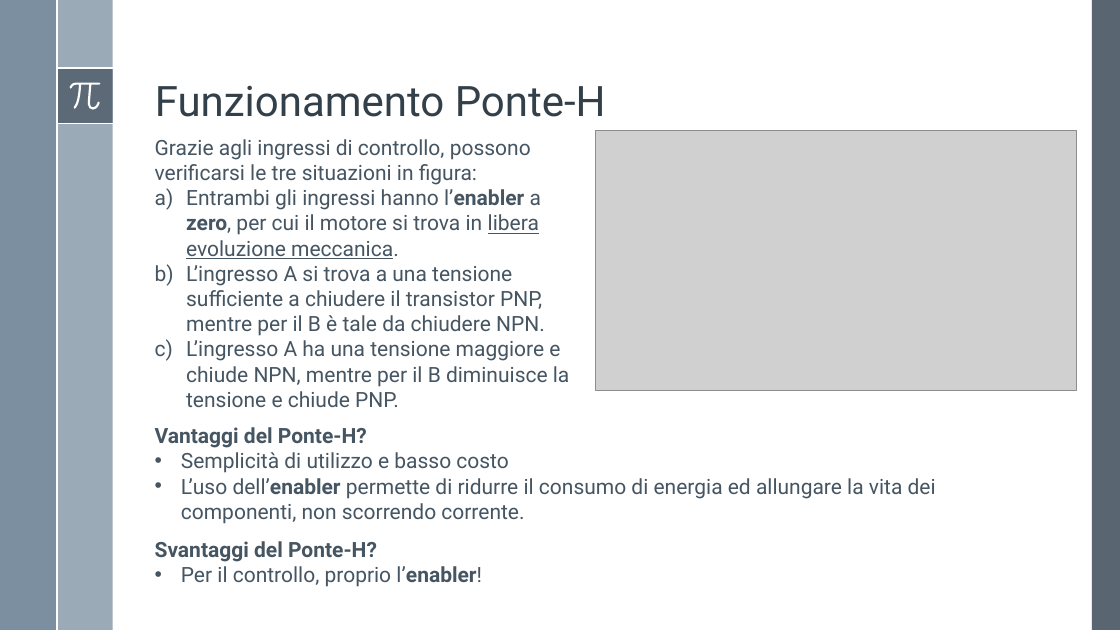
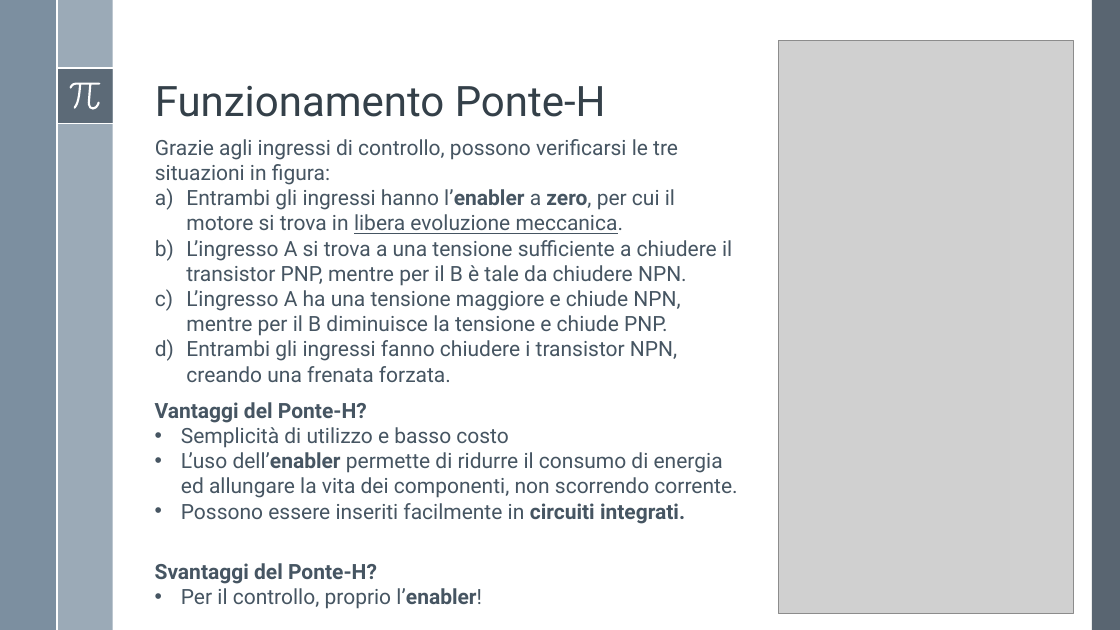
Before and after one commit to Alfystar/mv-Project, a slide deck: slide 13 of 00_Relazione/Modello e identificazione di un motore DC/Modello e identificazione di un motore DC.pptx. Drawn at 1120x630 pixels with LibreOffice and Linux fonts; fonts in the diff are those of the drawing; grey boxes stand for pictures. Boxes give left, top, right and bottom in pixels: in the first picture for what was removed or moved away, otherwise in the second. Text is boxed around its words. In the diff, an @@ line names an element or a change of style, - is before the commit and + after.

```diff
--- a/00_Relazione/Modello e identificazione di un motore DC/Modello e identificazione di un motore DC.pptx
+++ b/00_Relazione/Modello e identificazione di un motore DC/Modello e identificazione di un motore DC.pptx
@@ picture added at bbox=[779, 41, 1074, 614] @@
@@ picture removed at bbox=[596, 130, 1076, 391] @@
@@ text at bbox=[186, 340, 677, 382]: paragraph added @@
+d) Entrambi gli ingressi fanno chiudere i transistor NPN, creando una frenata forzata.
@@ text "Vantaggi del Ponte-H?": place and size @@
-text "Vantaggi del Ponte-H?" at bbox=[155, 427, 936, 524]
+text "Vantaggi del Ponte-H?" at bbox=[155, 402, 737, 524]
@@ text at bbox=[181, 503, 685, 524]: paragraph added @@
+• Possono essere inseriti facilmente in circuiti integrati.
@@ text "Svantaggi del Ponte-H?": place and size @@
-text "Svantaggi del Ponte-H?" at bbox=[155, 541, 482, 587]
+text "Svantaggi del Ponte-H?" at bbox=[155, 563, 482, 609]
```
Also in this commit, not shown: 4 other slides changed, 2 slides added, 3 slides removed, 4 other files.
